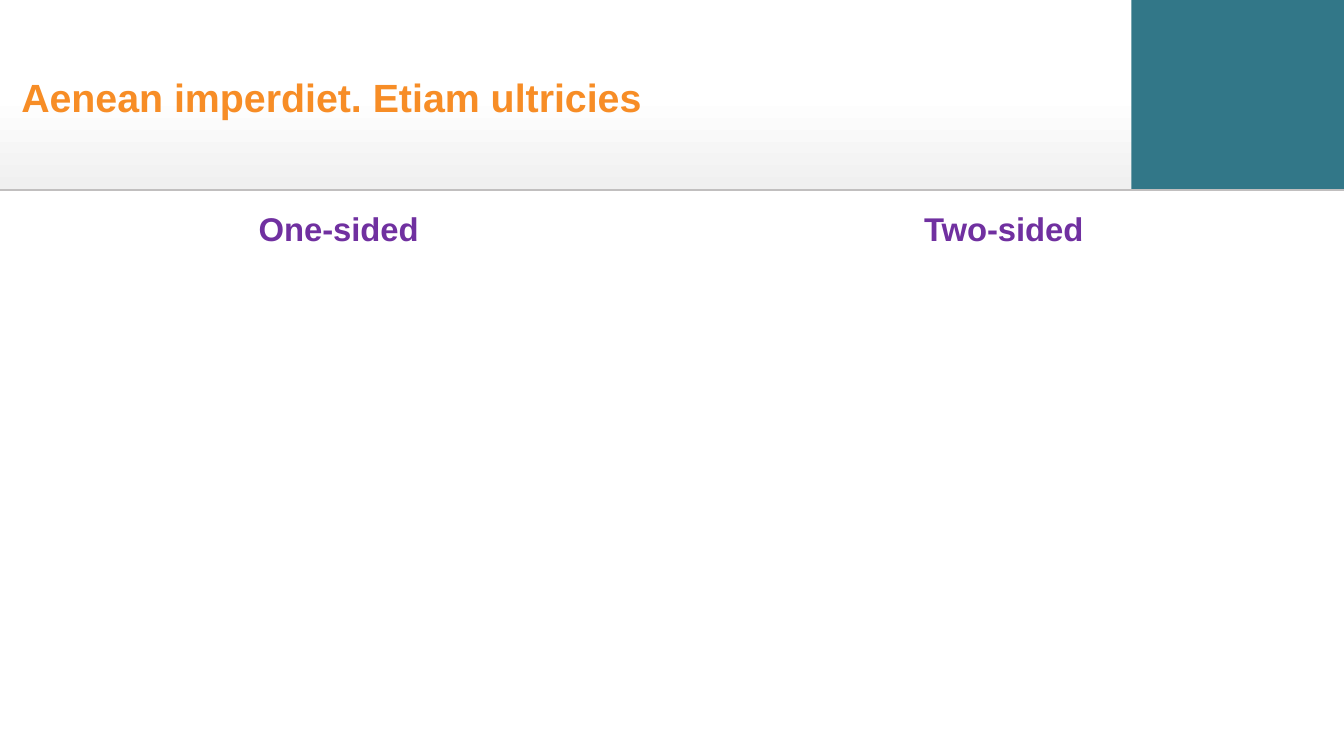
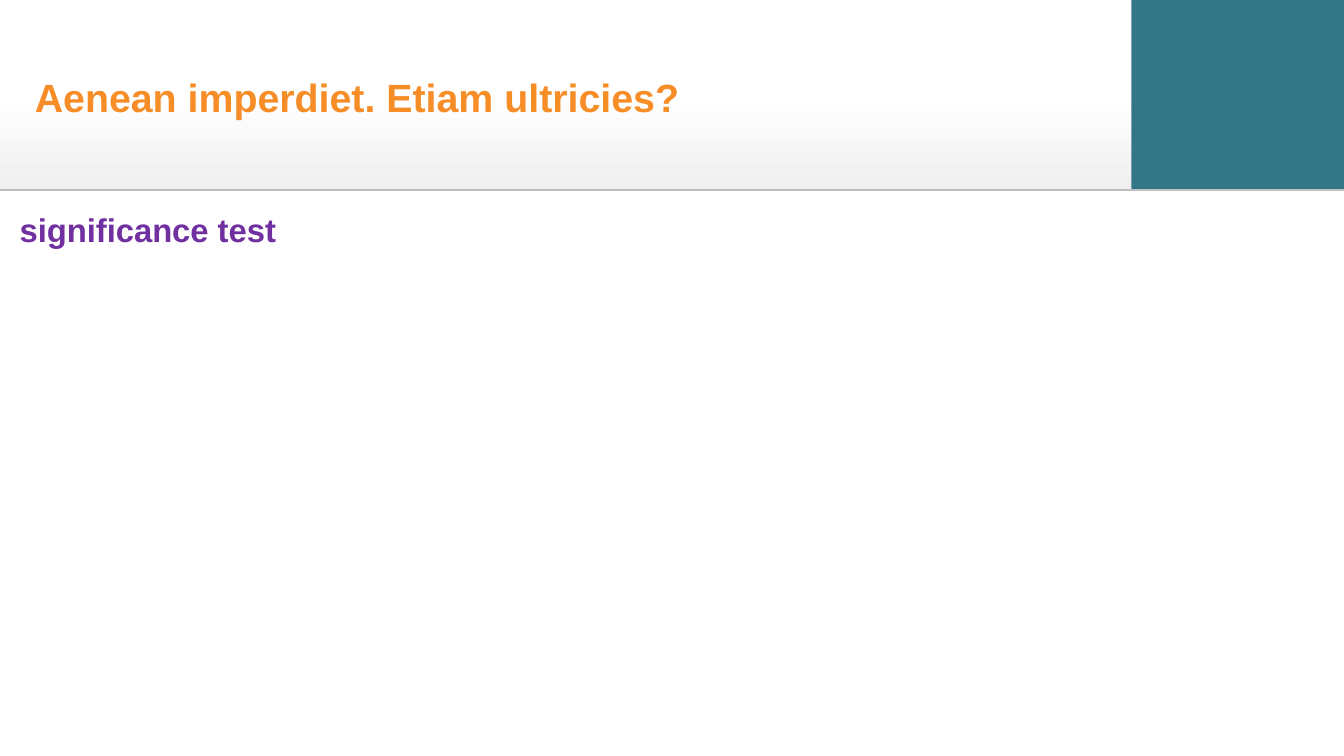
Before and after one commit to davidm3591/et_debug, a slide deck: slide 5 of testing_debug/submit_PythonistsaCafe_SO/0123-45-67.pptx (slide 7 before the commit). Drawn at 1344x756 pixels with LibreOffice and Linux fonts; fonts in the diff are those of the drawing. Boxes give left, top, right and bottom in pixels: in the first picture for what was removed or moved away, otherwise in the second. Text is boxed around its words. In the diff, an @@ line names an element or a change of style, - is before the commit and + after.

```diff
--- a/testing_debug/submit_PythonistsaCafe_SO/0123-45-67.pptx
+++ b/testing_debug/submit_PythonistsaCafe_SO/0123-45-67.pptx
@@ title at [35, 83, 679, 120]: text changed @@
-Aenean imperdiet. Etiam ultricies
+Aenean imperdiet. Etiam ultricies?
@@ text added at [20, 218, 276, 248], 10 pt, text #7030A0, bold @@
+significance test
@@ text removed at [259, 217, 419, 242] @@
-One-sided
@@ text removed at [924, 217, 1083, 242] @@
-Two-sided
```
Also in this commit, not shown: 1 other slide changed, 4 slides removed, 2 other files.
